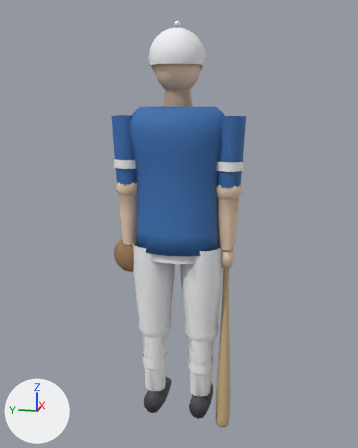
Two versions of the glTF model assets/models3d/baseball_hd.glb, one commit apart.
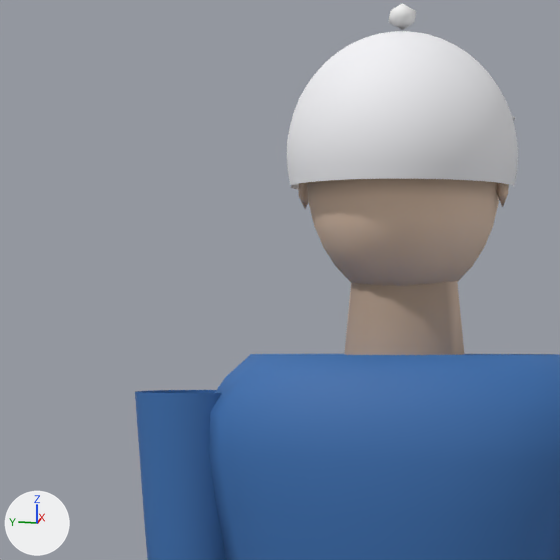
Old and new are each drawn whole from a 50 mm camera at (-2.188, -0.444, 1.519) aimed at (0.048, 0.003, 0.96) and again close up on the part from 22% to 60% of the width and 4% to 35% of the height. Lighting does not change. The marker at lower left points along +X, +Y and +Z. The first two pictures are the older version.

Names of what the first close-up shows: 'asu_athlete'.
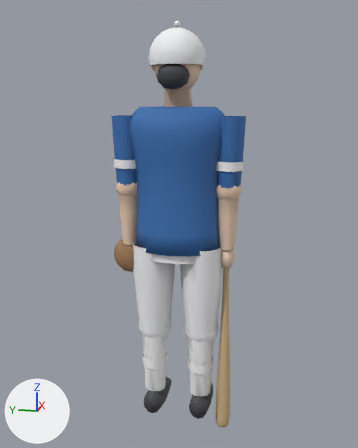
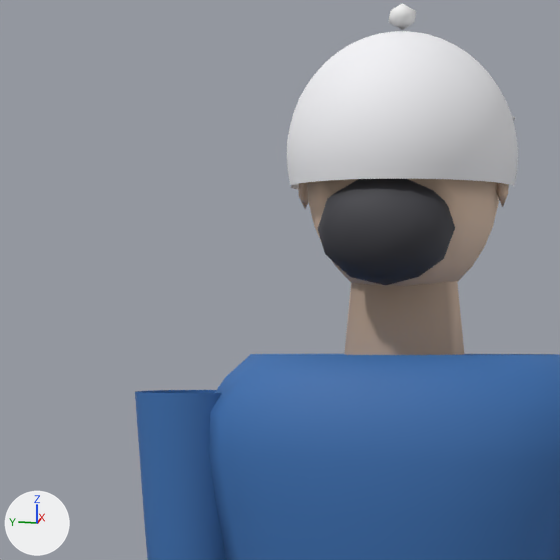
Location of each change, (x1, y1, x2, y2) in pixels of the close-ups (560 x 560 px):
part 1 of me_asu_athlete, added
    after: (318, 179, 455, 285)
part 2 of me_asu_athlete, edited (looks the same)
    both: (276, 179, 484, 380)

What changed in the scene script:
```text
Change me_asu_athlete:
    used by ob_asu_athlete; location = (0.0, 0.0, 0.0)
    remove me_asu_athlete.from_pydata(...)  # 2798 vertices, 5016 faces; spans x -0.15..0.21, y -0.3..0.32, z -0.06..1.85
    add me_asu_athlete.from_pydata(...)  # 2840 vertices, 5096 faces; spans x -0.15..0.21, y -0.3..0.32, z -0.06..1.85
    me_asu_athlete part 1: a new loose piece, an icosphere of 80 faces spanning x -0.136..-0.048, y -0.071..0.071, z 1.569..1.681, in mat_asu_dark
    me_asu_athlete part 2: 126 kept faces spanning x -0.12..0.11, y -0.17..0.14, z 1.48..1.75 get new vertex colours
```
